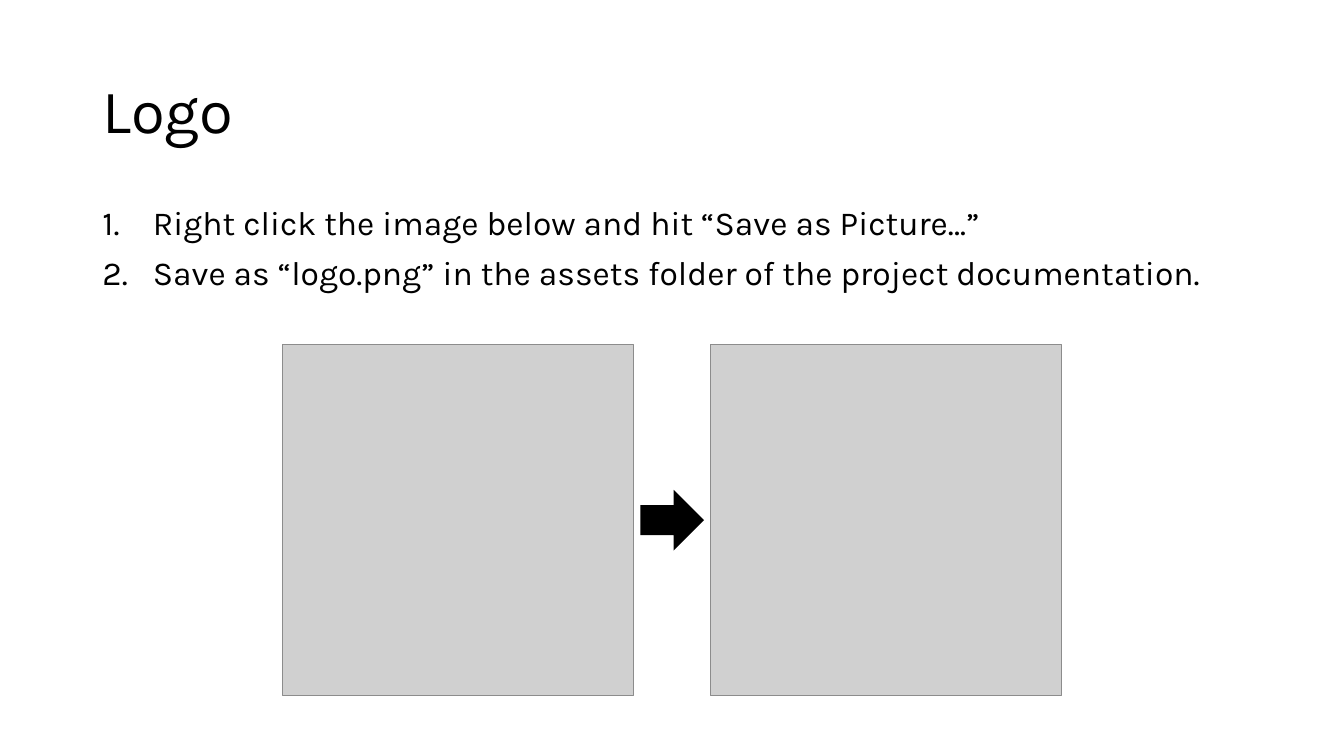
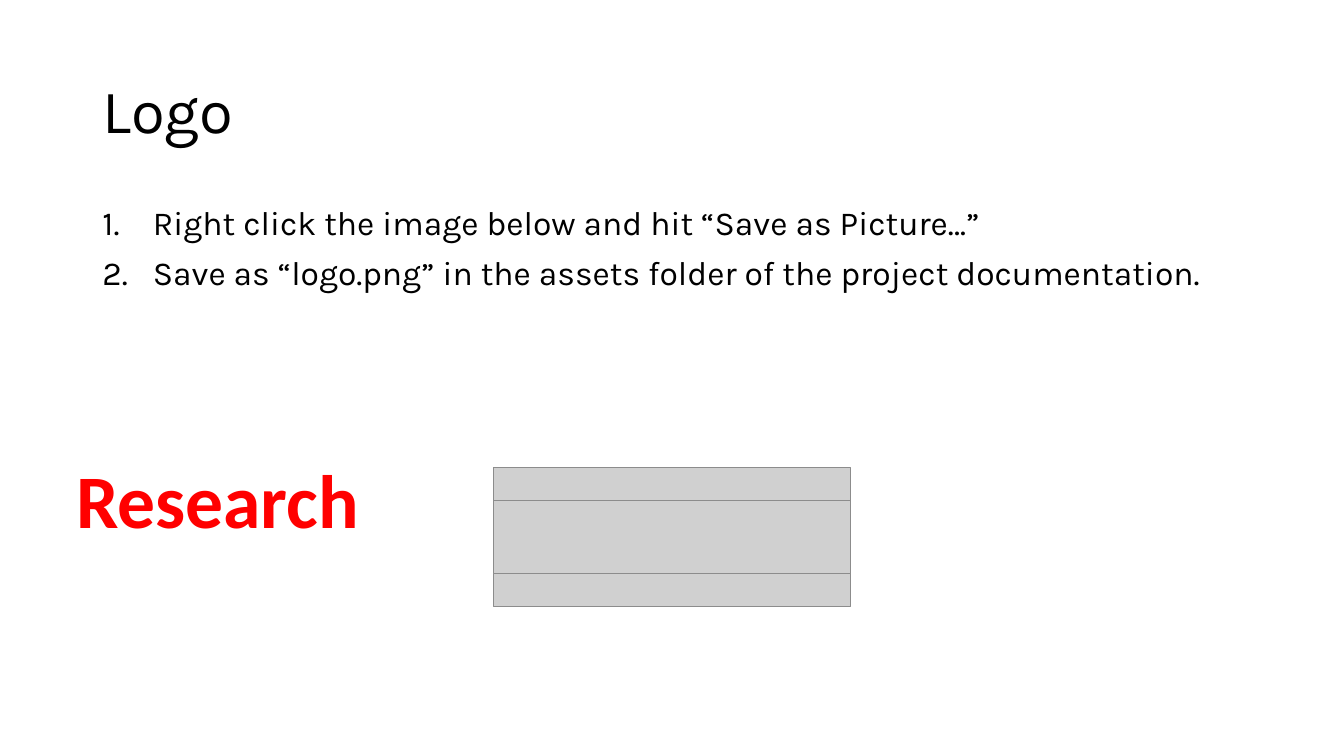
Before and after one commit to osirixgrpc/pyosirix_example_project, a slide deck: slide 1 of docs/assets/figures.pptx. Drawn at 1344x756 pixels with LibreOffice and Linux fonts; fonts in the diff are those of the drawing; grey boxes stand for pictures. Boxes give left, top, right and bottom in pixels: in the first picture for what was removed or moved away, otherwise in the second. Text is boxed around its words. In the diff, an @@ line names an element or a change of style, - is before the commit and + after.

Commit message:
Fixed logo

```diff
--- a/docs/assets/figures.pptx
+++ b/docs/assets/figures.pptx
@@ picture removed at (711,345,1063,697) @@
@@ text added at (76,475,359,529), 54 pt, text #FF0000, bold @@
+Research
@@ picture: place and size @@
-picture at (282,345,634,697)
+picture at (494,468,851,607)
@@ picture added at (494,501,851,575) @@
@@ right arrow removed at (641,492,703,547) @@
```
Also in this commit, not shown: 2 other files.
